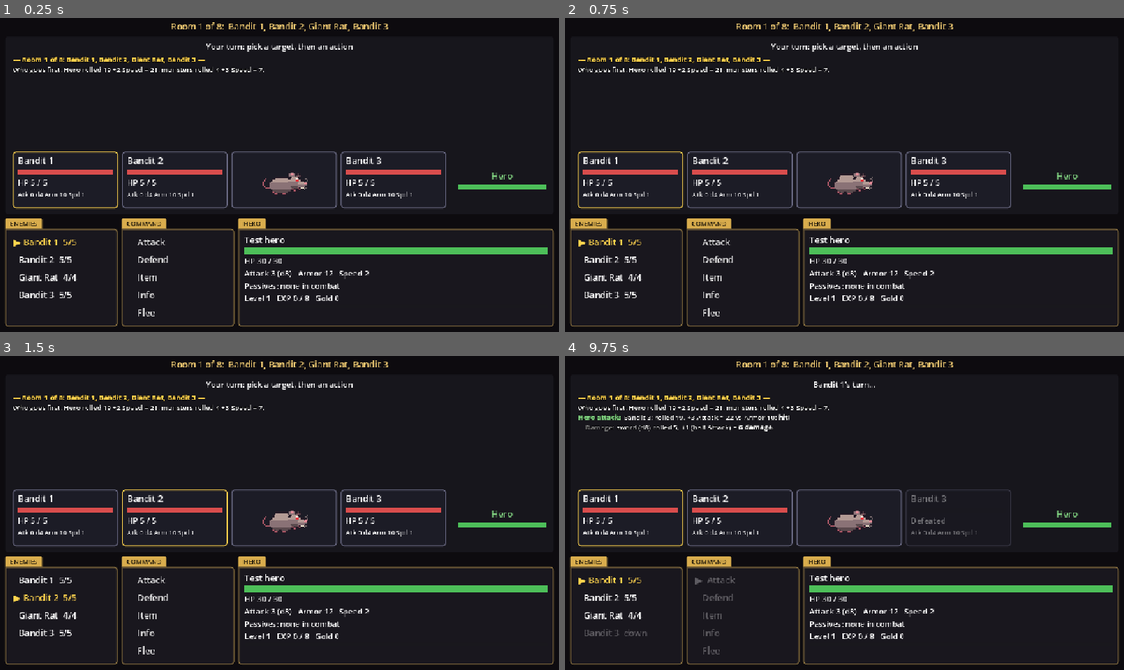
Above: before the commit, frames 1-4 (two rows, left to right).
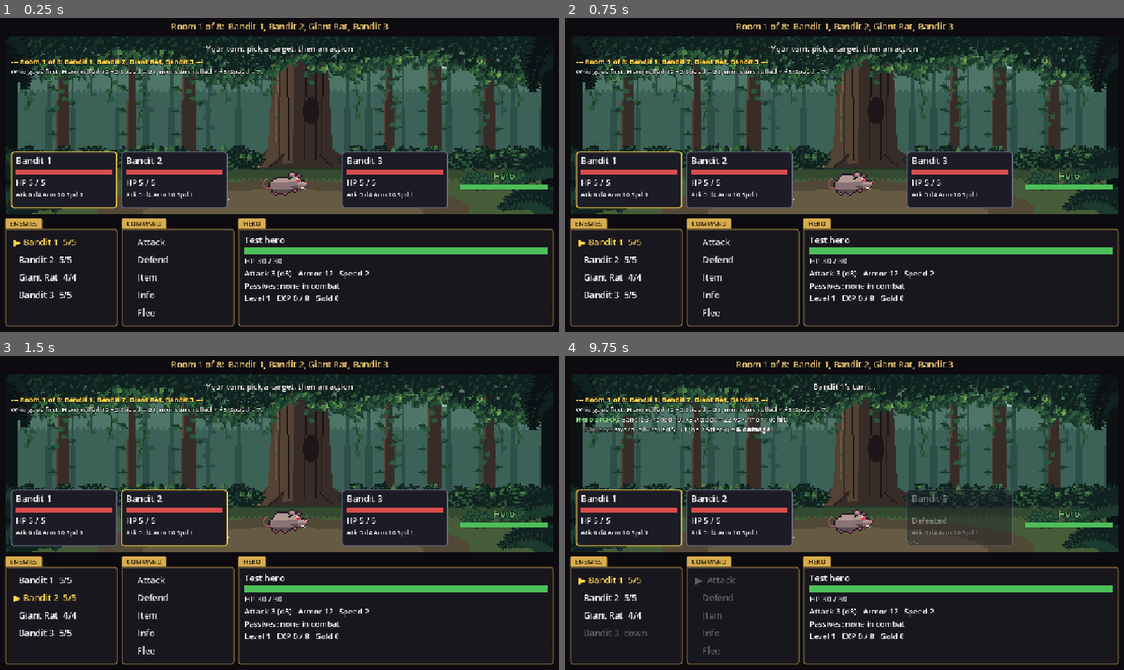
Above: after the commit, the same moments.

Repository: khasmn/project-k
Game: Godot game, scene res://scenes/combat/combat.tscn
Two runs of this game, one before a commit and one after it. Both use one fixed random seed, a clock stepped at 60 frames per second and the inputs below. This scene is started directly instead of the project's main scene.
Inputs (mouse positions are in pixels of both pictures, inside the frame that each line leads up to):
- Up to frame 1 (0.25 s): no input
- Up to frame 2 (0.75 s): click (632, 181) at 0.52 s
- Up to frame 3 (1.5 s): click (173, 519) at 1.27 s
- Up to frame 4 (9.75 s): click (850, 519) at 2.02 s; click (956, 519) at 2.77 s; click "Bandit 1 5/5" at 3.5 s; click "▶ Bandit 1 5/5" at 4.25 s; click "Bandit 2 5/5" at 5 s; click "▶ Bandit 2 5/5" at 5.75 s; click "Giant Rat 4/4" at 6.5 s; click "▶ Giant Rat 4/4" at 7.25 s; click "Bandit 3 5/5" at 8 s; click "▶ Bandit 3 5/5" at 8.75 s; click "Attack" at 9.5 s

The runs differ from the first frame. In frame 1, 35% of the frame differs, in the area x 1-99%, y 5-63%; in frame 2, 35%; in frame 3, 35%; in frame 4, 37%.

Commit message:
Show the animated woods background behind fights
Co-Authored-By: Claude Opus 5.5 <noreply@anthropic.com>

Diff:
--- a/scenes/combat/combat.tscn
+++ b/scenes/combat/combat.tscn
@@ -91,6 +91,7 @@
 
 [node name="Arena" type="PanelContainer" parent="Margin/VBox"]
 layout_mode = 2
+unique_name_in_owner = true
 size_flags_vertical = 3
 theme_override_styles/panel = SubResource("arena")
 
@@ -101,6 +102,8 @@
 [node name="TurnLabel" type="Label" parent="Margin/VBox/Arena/VBox"]
 layout_mode = 2
 unique_name_in_owner = true
+theme_override_colors/font_outline_color = Color(0, 0, 0, 1)
+theme_override_constants/outline_size = 4
 theme_override_font_sizes/font_size = 16
 horizontal_alignment = 1
 
@@ -138,6 +141,8 @@
 layout_mode = 2
 unique_name_in_owner = true
 theme_override_colors/font_color = Color(0.5, 0.82, 0.5, 1)
+theme_override_colors/font_outline_color = Color(0, 0, 0, 1)
+theme_override_constants/outline_size = 4
 theme_override_font_sizes/font_size = 18
 horizontal_alignment = 1
 
--- a/scripts/combat/combat_screen.gd
+++ b/scripts/combat/combat_screen.gd
@@ -7,6 +7,7 @@
 const CARD_STYLE: StyleBoxFlat = preload("res://scenes/ui/box_style.tres")
 const SPRITE_FPS: int = 6
 const SPRITE_SIZE: int = 96  # 32x32 art shown 3x
+const BACKGROUND_FRAME: int = 384  # backgrounds are strips of 384x128 frames
 const FLEE_DC_BASE: int = 10  # flee: d20 + Speed vs 10 + fastest monster's Speed
 ## Battle log colors (BBCode: the log understands tags like [b]bold[/b] and [color=#hex]text[/color]).
 const HERO_COLOR: String = "#7fd17f"
@@ -28,6 +29,10 @@
 	%DefendButton.pressed.connect(_on_defend)
 	%FleeButton.pressed.connect(_on_flee)
 	%ItemButton.pressed.connect(_open_items)
+	var back: StyleBoxTexture = StyleBoxTexture.new()
+	back.texture = _strip("res://assets/backgrounds/%s.png" % Run.BACKGROUND, BACKGROUND_FRAME)
+	back.set_content_margin_all(12)
+	%Arena.add_theme_stylebox_override("panel", back)
 	%Log.get_v_scroll_bar().modulate.a = 0  # floating log: no visible scrollbar, the mouse wheel still scrolls
 	%InfoButton.pressed.connect(func() -> void: _show_info(not %InfoText.visible))
 	for button in %Buttons.get_children():
@@ -74,12 +79,23 @@
 		_enemy_turn()
 
 
-## Play every sprite strip: show frame N of the strip, moving on SPRITE_FPS times a second.
+## Play every strip: show frame N of the strip, moving on SPRITE_FPS times a second.
 func _process(_delta: float) -> void:
 	var tick: int = Time.get_ticks_msec() * SPRITE_FPS / 1000
 	for frames in animations:
-		var size: int = frames.atlas.get_height()
-		frames.region = Rect2(tick % (frames.atlas.get_width() / size) * size, 0, size, size)
+		var width: int = int(frames.region.size.x)
+		frames.region.position.x = tick % (frames.atlas.get_width() / width) * width
+
+
+## An animated strip of frames side by side (frame_width 0 = square frames, like 32x32 sprites).
+## AtlasTexture is a texture that shows one rectangle ("region") of a bigger picture.
+func _strip(path: String, frame_width: int = 0) -> AtlasTexture:
+	var frames: AtlasTexture = AtlasTexture.new()
+	frames.atlas = load(path)
+	var height: int = frames.atlas.get_height()
+	frames.region = Rect2(0, 0, frame_width if frame_width else height, height)
+	animations.append(frames)
+	return frames
 
 
 ## Info: the HERO box shows the target's info instead, and its tab shows the target's name. Free action.
@@ -301,12 +317,8 @@
 	lines.get_node("Stats").add_theme_font_size_override("font_size", 13)
 	card.add_child(lines)
 	if foe.sprite != "":
-		var frames: AtlasTexture = AtlasTexture.new()
-		frames.atlas = load("res://assets/sprites/enemies/%s.png" % foe.sprite)
-		frames.region = Rect2(0, 0, frames.atlas.get_height(), frames.atlas.get_height())
-		animations.append(frames)
 		var picture: TextureRect = TextureRect.new()
-		picture.texture = frames
+		picture.texture = _strip("res://assets/sprites/enemies/%s.png" % foe.sprite)
 		picture.expand_mode = TextureRect.EXPAND_IGNORE_SIZE
 		picture.set_anchors_and_offsets_preset(Control.PRESET_CENTER, Control.PRESET_MODE_KEEP_SIZE)
 		picture.custom_minimum_size = Vector2(SPRITE_SIZE, SPRITE_SIZE)
@@ -358,6 +370,9 @@
 		card.disabled = not foe.is_alive()
 		card.modulate = Color(1, 1, 1, 1 if foe.is_alive() else 0.4)
 		var style: StyleBoxFlat = CARD_STYLE.duplicate()
+		if foe.sprite != "":  # art stands on the background: no box, only the gold frame on the target
+			style.draw_center = false
+			style.border_color.a = 0
 		if foe == target and foe.is_alive():
 			style.border_color = Color(1, 0.83, 0.3)
 		for state in ["normal", "hover", "pressed", "focus", "disabled"]:
--- a/scripts/core/run.gd
+++ b/scripts/core/run.gd
@@ -4,6 +4,7 @@
 
 const ROOMS: int = 8  # rooms before the boss
 const BOSS: String = "bandit_chief"
+const BACKGROUND: String = "woods"  # chapter 1, in assets/backgrounds/
 const DOOR_TYPES: Array[String] = ["elite", "rest", "shop", "event"]
 const DOORS: int = 3
 const MAX_ENEMIES: int = 4
Not shown, added: assets/backgrounds/woods.png.import
Not shown, changed: docs/memory/progress.md
